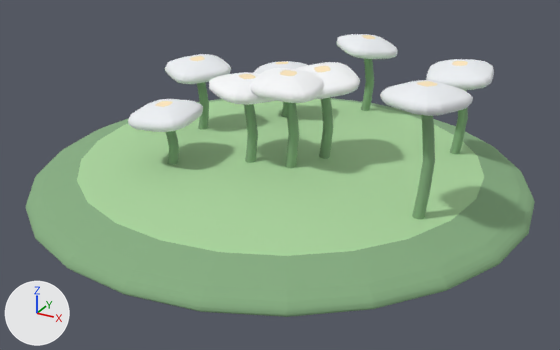
One commit to the OBJ model art/FlowerPatch.obj: the scene before it, then after it.
Camera for both pictures: a 50 mm lens placed at (2.67, -4.86, 2.45), pointed at (0.08, -0.14, 0.09). Lighting does not change. The marker at lower left points along +X, +Y and +Z. The picture after the commit comes second. Where no turn or scale is listed for an object, it has been applied to the vertices.

The first picture shows 'FlowerPatch'.
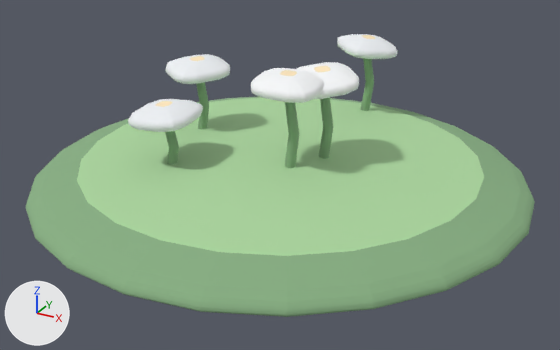
Location of each change, (x1, y1, x2, y2) in pixels of the pictures (560 x 350 px; the box of a moved part takes in the faces that stretch with it):
part 1 of me_flowerpatch, deleted: before (209, 59, 494, 219)
part 2 of me_flowerpatch, moved or reshaped: before (128, 54, 360, 168); after (128, 54, 359, 149)

Patch to the scene script:
```diff
--- a/art/FlowerPatch.obj.py
+++ b/art/FlowerPatch.obj.py
@@ me_flowerpatch @@
 # used by ob_flowerpatch; location = (0.0, 0.0, 0.0)
-me_flowerpatch.from_pydata(...)  # 3675 vertices, 6860 faces; spans x -1.9..1.9, y -1.9..1.9, z -0.15..1.07
+me_flowerpatch.from_pydata(...)  # 1567 vertices, 2880 faces; spans x -1.9..1.9, y -1.9..1.9, z -0.15..0.95
+# me_flowerpatch part 1: 8 loose pieces with 1476 vertices, spanning x -0.66..1.53, y -0.73..1.02, z 0.09..1.07, are deleted
+# me_flowerpatch part 2: 192 vertices moved from x -1.1..0.62, y -0.8..0.38, z 0.53..0.95 to x -1.09..0.62, y -0.8..0.4, z 0.53..0.95; 867 vertices removed from x -1.11..0.63, y -0.82..0.41, z 0.17..0.95; 355 vertices added at x -1.11..0.63, y -0.82..0.41, z 0.52..0.95
+# other edits to the shape of me_flowerpatch do not show in these pictures
 me_flowerpatch.materials.append(mat_shade34)
```
